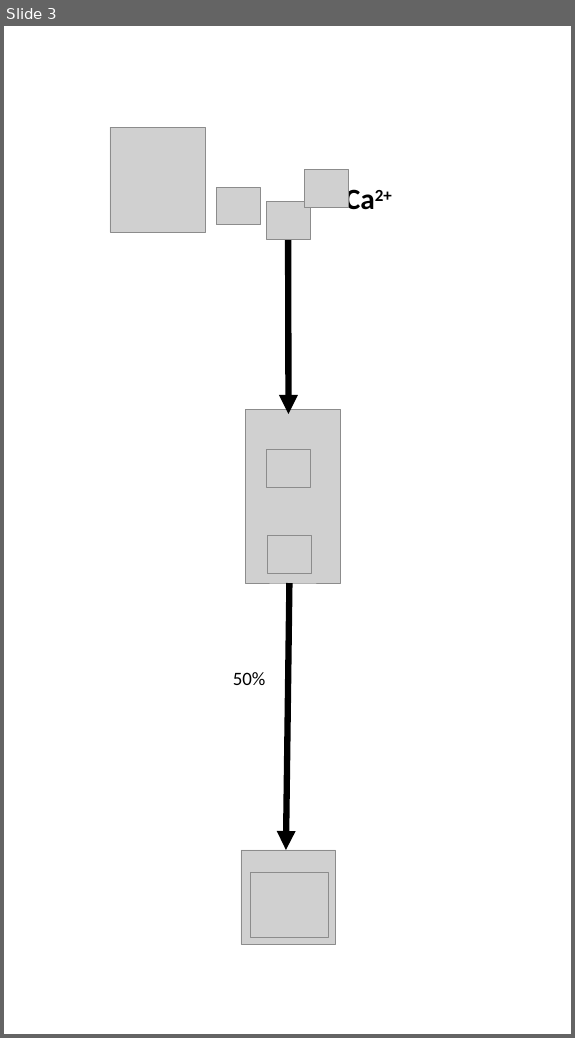
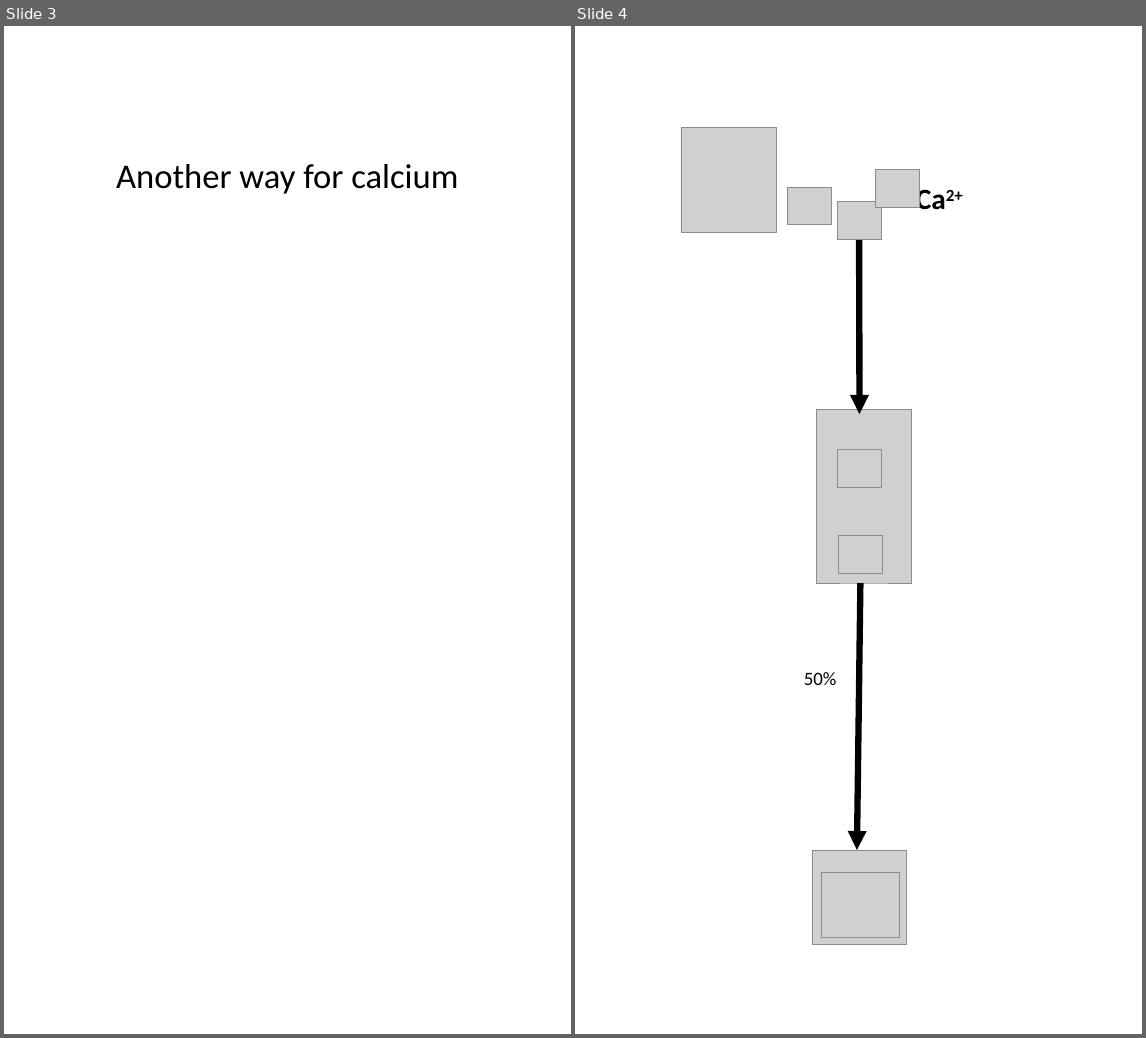
Before and after one commit to DivadNojnarg/CaPO4Sim, a slide deck: global_app_V2/www/CaPO4_intro.pptx. Shown side by side, each under a label of ours: slide 3 before the commit, slides 3 and 4 after it. The pictures are 575x1038 and 1146x1038 pixels, drawn with LibreOffice and Linux fonts; fonts in the diff are those of the drawing; grey boxes stand for pictures; background and template pictures are left out. Boxes give left, top, right and bottom in pixels: in the first picture for what was removed or moved away, otherwise in the second. Text is boxed around its words. In the diff, an @@ line names an element or a change of style, - is before the commit and + after.

```diff
--- a/global_app_V2/www/CaPO4_intro.pptx
+++ b/global_app_V2/www/CaPO4_intro.pptx
@@ slide 3 added at [4, 26, 571, 1034], background #FFFFFF @@
@@ title added at [116, 164, 458, 194], 33 pt, text #000000 @@
+Another way for calcium
@@ what was slide 3 is now slide 4 @@
```
Also in this commit, not shown: 1 slide changed, 3 other slides added, 1 slide removed, 6 other files.
